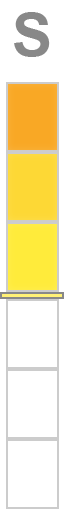
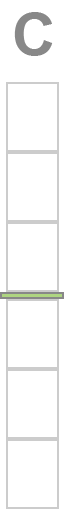
Layers edited between the first and the second 64 x 512 image:
renamed "S" to "C", painted on it over (x1=14, y1=12, x2=53, y2=57)
painted on "Top 3" over (x1=8, y1=84, x2=57, y2=150)
painted on "Top 2" over (x1=8, y1=154, x2=57, y2=220)
painted on "Top 1" over (x1=8, y1=224, x2=57, y2=290)
painted on "Center" over (x1=2, y1=294, x2=62, y2=297)
